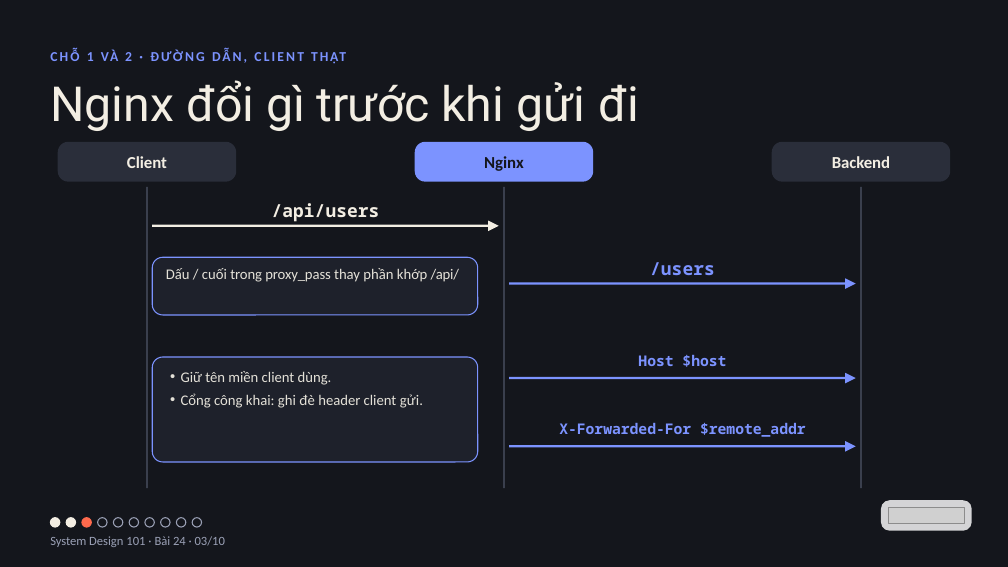
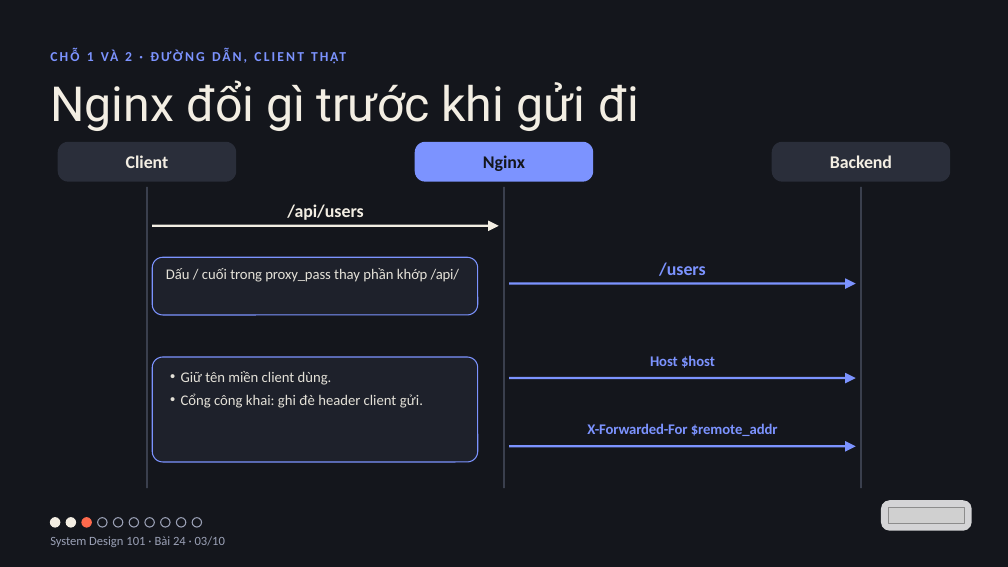
Before and after one commit to vohoailinh90/tool-marketing-studio, a slide deck: slide 3 of system-design-101/vi/lessons/sd-13-024/slides/sd-13-024.pptx. Drawn at 1008x567 pixels with LibreOffice and Linux fonts; fonts in the diff are those of the drawing; grey boxes stand for pictures. Boxes give left, top, right and bottom in pixels: in the first picture for what was removed or moved away, otherwise in the second. Text is boxed around its words. In the diff, an @@ line names an element or a change of style, - is before the commit and + after.

```diff
--- a/system-design-101/vi/lessons/sd-13-024/slides/sd-13-024.pptx
+++ b/system-design-101/vi/lessons/sd-13-024/slides/sd-13-024.pptx
@@ rounded rectangle "Client" at bbox=[58, 142, 236, 181]: size 24 to 25.5 pt @@
@@ rounded rectangle "Nginx" at bbox=[415, 142, 593, 181]: size 24 to 25.5 pt, letter spacing -0.1 to 0 pt @@
@@ rounded rectangle "Backend" at bbox=[772, 142, 950, 181]: size 24 to 25.5 pt @@
@@ text "/api/users" at bbox=[287, 204, 363, 220]: font Noto Sans Mono to Calibri, letter spacing 0.1 to -0.1 pt @@
@@ text "/users" at bbox=[659, 262, 706, 276]: font Noto Sans Mono to Calibri, letter spacing 0.1 to 0 pt @@
@@ text "Host $host" at bbox=[650, 355, 715, 368]: font Noto Sans Mono to Calibri, letter spacing 0 to -0.1 pt @@
@@ text "X-Forwarded-For $remote_addr" at bbox=[587, 423, 778, 436]: font Noto Sans Mono to Calibri; letter spacing 0 to -0.2 pt in "X-Forwarded-For"; letter spacing 0 to -0.1 pt in "$remote_addr" @@
```
Also in this commit, not shown: 5 other slides changed, 3 other files.
